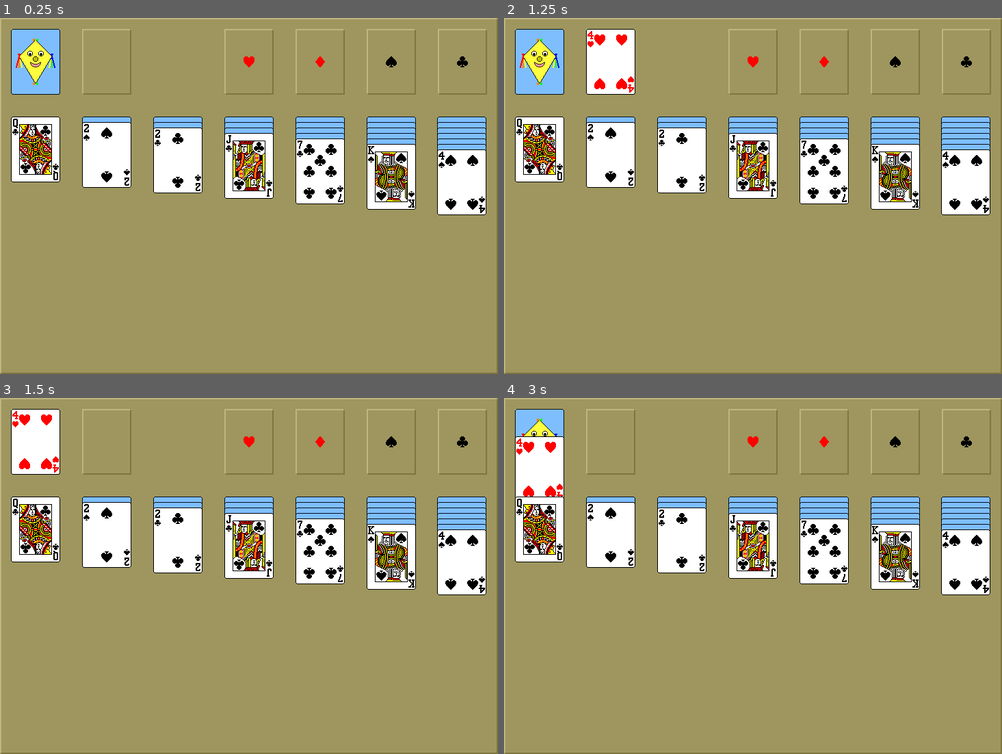
Above: before the commit, frames 1-4 (two rows, left to right).
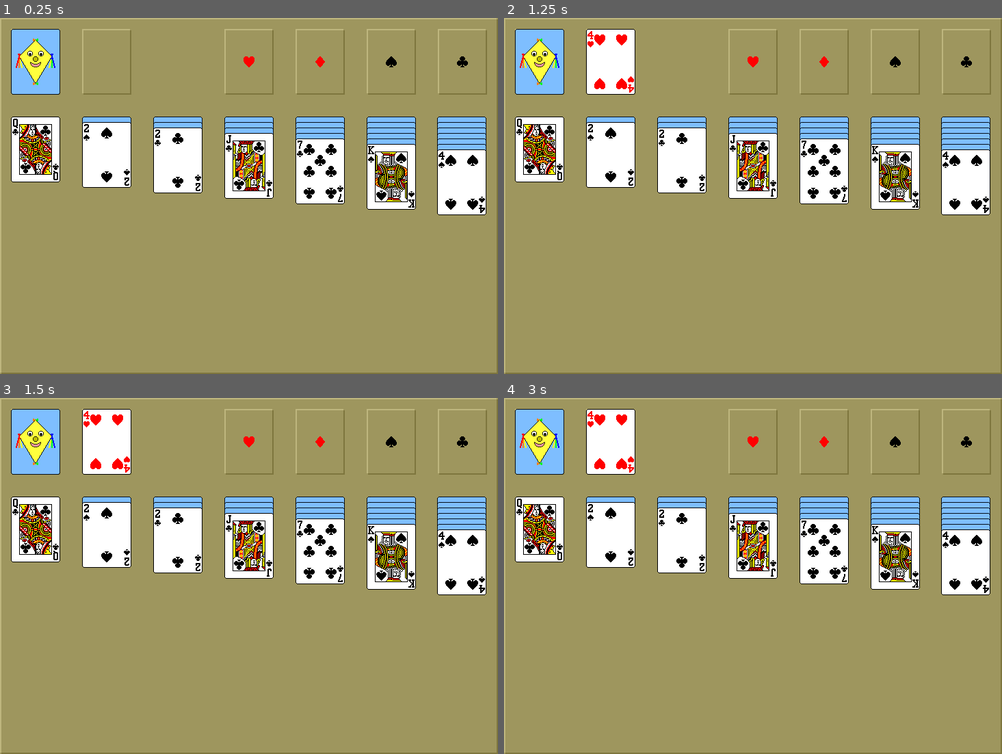
Above: after the commit, the same moments.

Repository: Drachenbauer/Solitaire
Game: Godot game, scene res://scenes/Game.tscn
Same seed, same stepped clock (60 frames per second), same inputs: the game is played once before the commit and once after it.
Inputs (mouse positions are in pixels of both pictures, inside the frame that each line leads up to):
- Up to frame 1 (0.25 s): no input
- Up to frame 2 (1.25 s): tap Enter at 0.5 s; move the mouse to (538, 60) at 0.52 s; click (538, 60) at 0.67 s
- Up to frame 3 (1.5 s): tap Space at 1.25 s; click (34, 440) at 1.42 s
- Up to frame 4 (3 s): tap Enter at 2 s; click (538, 440) at 2.17 s; tap Space at 2.75 s; click (538, 440) at 2.92 s

Frames 1-2 are identical in both runs. In frame 3, 3.5% of the frame differs, in the area x 2-27%, y 3-22%; in frame 4, 3.5%.

Commit message:
some modifications

Diff:
--- a/scenes/Card.tscn
+++ b/scenes/Card.tscn
@@ -36,9 +36,7 @@
 
 func _on_Card_input_event(_viewport, event, _shape_idx):
 	if !G.is_card_flipped && !G.is_card_sliding:
-		var stack = G.storage_stack
-
-		if stack.has(self):
+		if G.storage_stack.has(self):
 			if is_on_top:
 				if event is InputEventMouseButton && event.button_index == BUTTON_LEFT:
 					if event.pressed:
@@ -46,10 +44,12 @@
 						show_front()
 						change_parent(get_tree().get_nodes_in_group(\"table\")[0].flip_open)
 						G.flip_open_stack.append(self)
-						stack.erase(self)
-						G.flip_open_stack[G.flip_open_stack.size() - 2].is_on_top = false
+						G.storage_stack.erase(self)
+
+						if G.flip_open_stack.size() > 1:
+							G.flip_open_stack[G.flip_open_stack.size() - 2].is_on_top = false
 					else:
-						stack[stack.size() - 1].is_on_top = true
+						G.storage_stack[G.storage_stack.size() - 1].is_on_top = true
 		else:
 			if is_open:
 				if event is InputEventMouseButton && event.button_index == BUTTON_LEFT:
--- a/scenes/Game.tscn
+++ b/scenes/Game.tscn
@@ -89,7 +89,7 @@
 
 
 func cards_back_to_storage():
-	if !G.is_card_flipped && !G.is_card_sliding:
+	if !G.is_card_flipped && !G.is_card_sliding && G.storage_stack.size() == 0:
 		var click_position = get_viewport().get_mouse_position()
 
 		if click_position.x > 16 && click_position.x < 89:
@@ -101,6 +101,7 @@
 
 					for card in G.storage_stack:
 						card.change_parent(storage)
+						card.show_back()
 "
 
 [node name="Game" type="Node2D" groups=["table"]]
Binary file changed: assets/graphics/deck_2.png
Binary file added: assets/graphics/deck_3.png
Not shown, added: assets/graphics/deck_3.png.import
